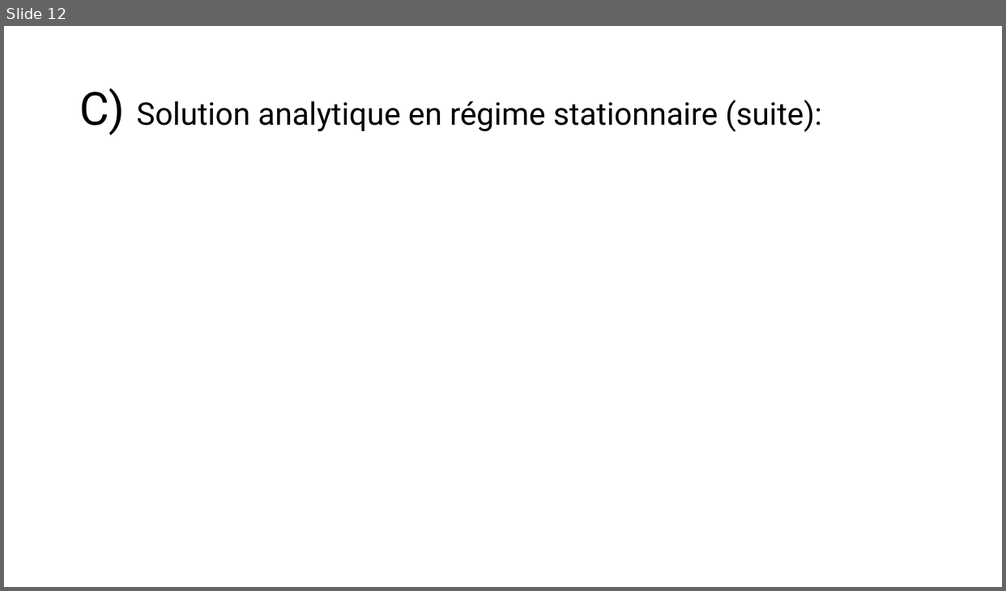
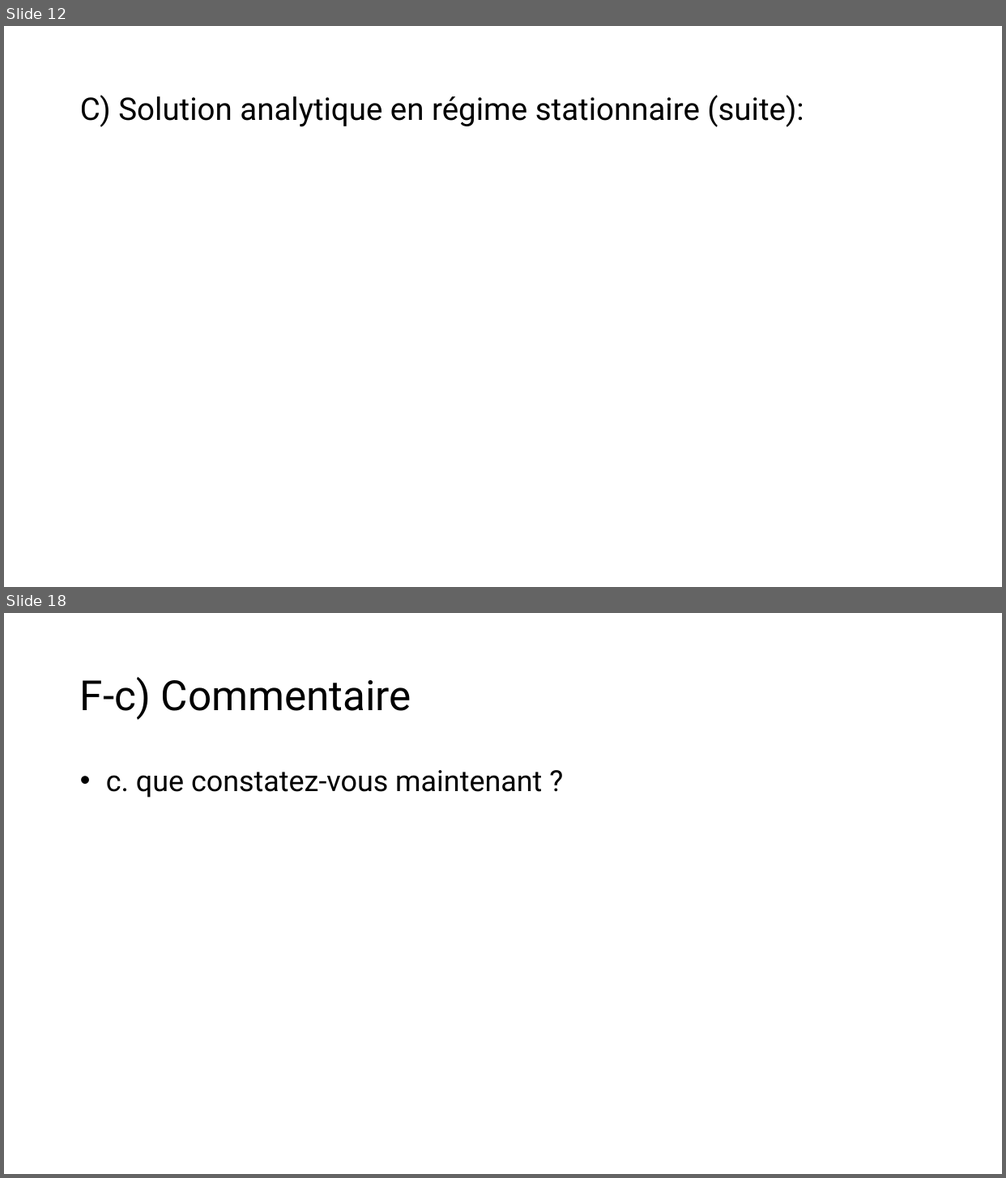
Before and after one commit to mehdibendaya/MEC8211-DEV1, a slide deck: Devoir_1.pptx. Shown one above the other, each under a label of ours: slide 12 before the commit, slides 12 and 18 after it; the slides between them are not shown. The pictures are 1006x591 and 1006x1178 pixels, drawn with LibreOffice and Linux fonts; fonts in the diff are those of the drawing; grey boxes stand for pictures. Boxes give left, top, right and bottom in pixels: in the first picture for what was removed or moved away, otherwise in the second. Text is boxed around its words. In the diff, an @@ line names an element or a change of style, - is before the commit and + after.

```diff
--- a/Devoir_1.pptx
+++ b/Devoir_1.pptx
@@ slide 18 added at bbox=[4, 613, 1002, 1174], background #FFFFFF @@
@@ title added at bbox=[80, 677, 411, 720], 40 pt, text #000000 @@
+F-c) Commentaire
@@ text added at bbox=[106, 770, 542, 798], 28 pt, text #000000 @@
+• c. que constatez-vous maintenant ?
@@ slide 12 changed as well @@
@@ title "C) Solution analytique en régime ..." at bbox=[80, 95, 803, 127]: size 44 to 30 pt in "C)" @@
```
Also in this commit, not shown: 11 other slides changed, 5 other slides added.
